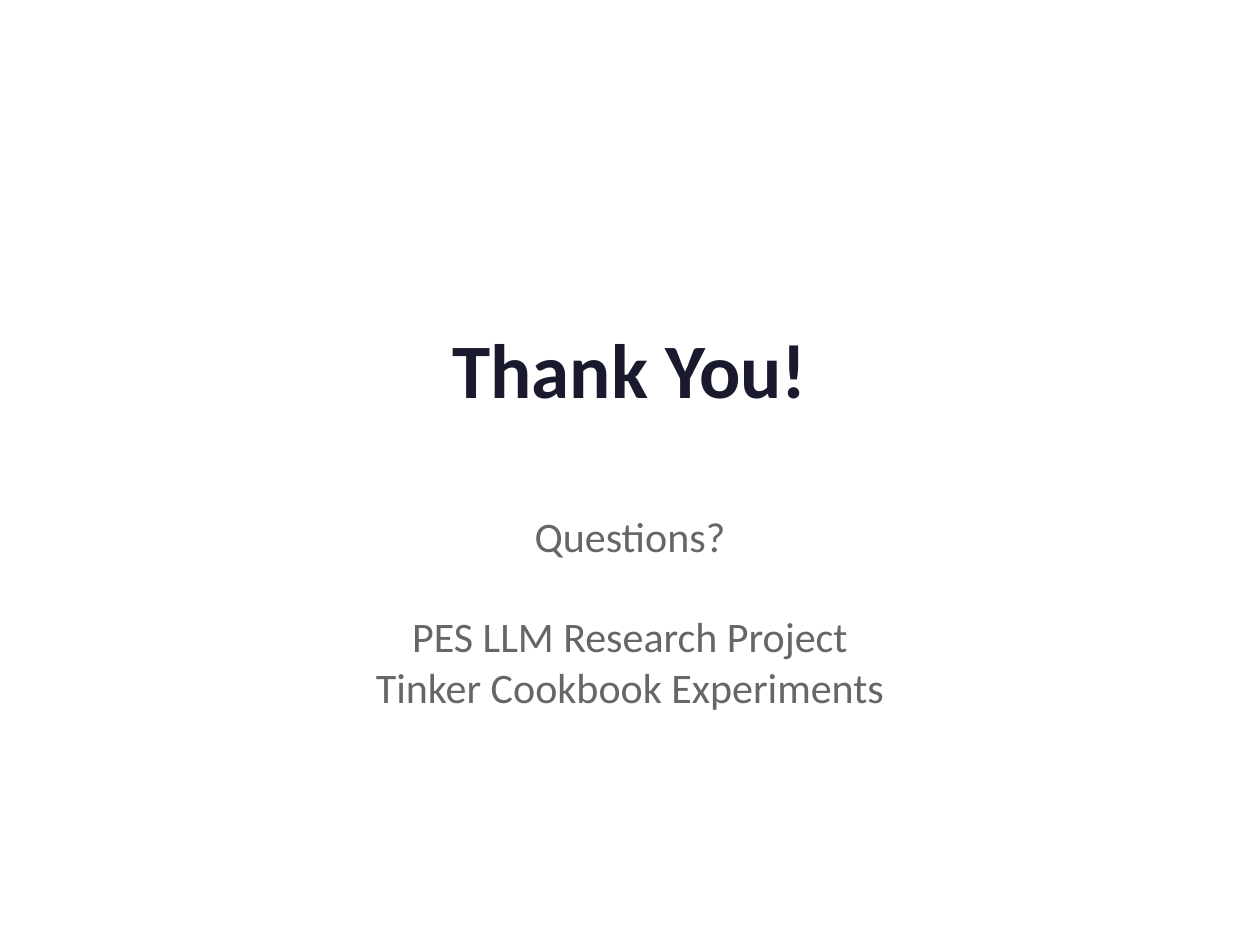
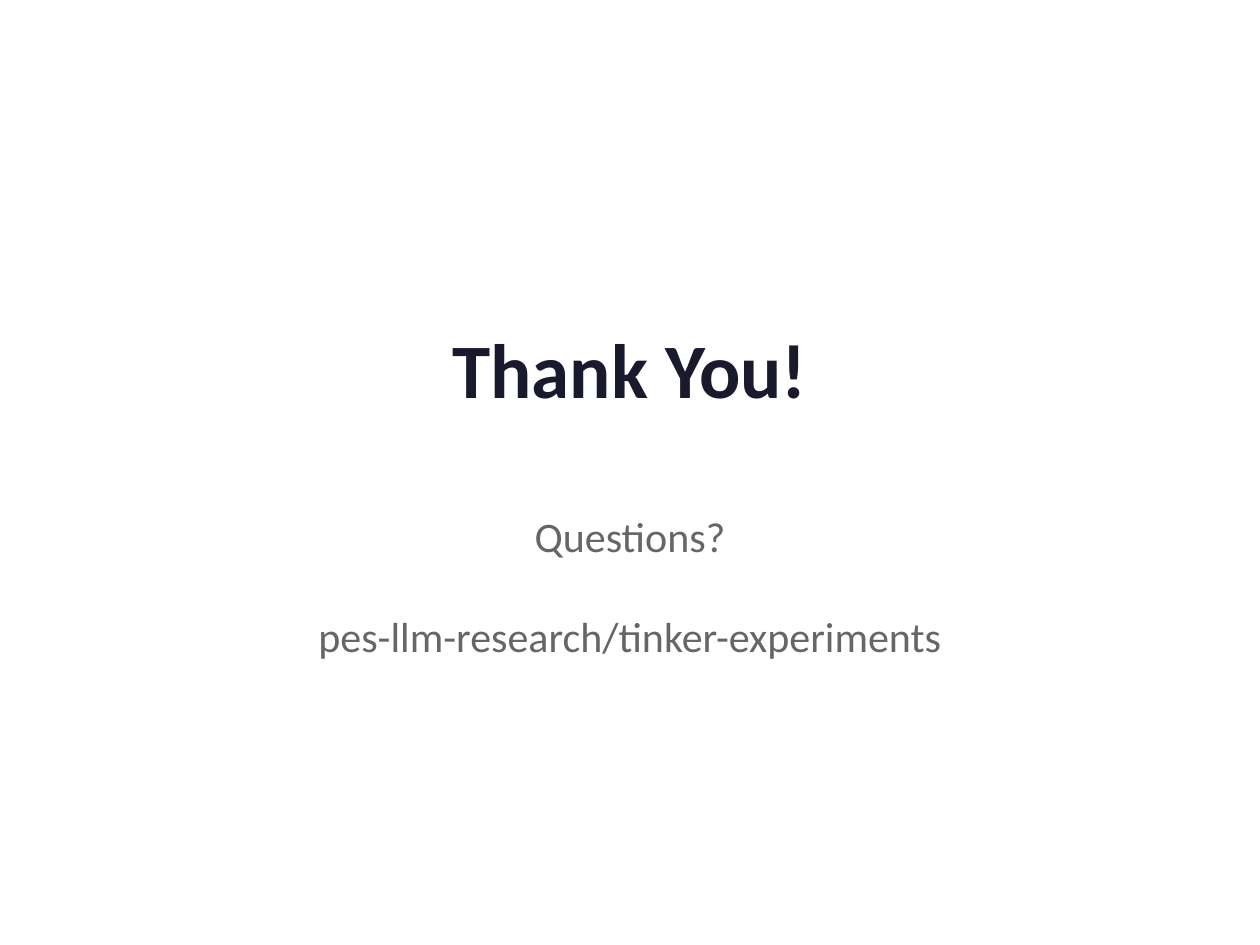
Before and after one commit to arvindcr4/tinker-experiments, a slide deck: slide 14 of Tinker_RL_Demo.pptx (slide 13 before the commit). Drawn at 1260x945 pixels with LibreOffice and Linux fonts; fonts in the diff are those of the drawing. Boxes give left, top, right and bottom in pixels: in the first picture for what was removed or moved away, otherwise in the second. Text is boxed around its words. In the diff, an @@ line names an element or a change of style, - is before the commit and + after.

Commit message:
feat: Add TikZ-style diagrams explaining Tinker architecture
- Added 5 explanatory diagrams to presentation:
  - Cloud architecture diagram (API → Tinker Cloud → GPU Training)
  - LoRA diagram showing low-rank adaptation concept
  - RL training loop (Sample → Evaluate → Update cycle)
  - Knowledge distillation (Teacher → Student flow)
  - Pairwise preference learning mechanism
- Added Math RL results chart showing learning curve
- Presentation now has 14 slides total

```diff
--- a/Tinker_RL_Demo.pptx
+++ b/Tinker_RL_Demo.pptx
@@ text at (x1=318, y1=523, x2=941, y2=659): text changed @@
-Questions?
-PES LLM Research Project
-Tinker Cookbook Experiments
+Questions?
+pes-llm-research/tinker-experiments
```
Also in this commit, not shown: 7 other slides changed, 6 slides added, 5 slides removed, 1 other file.
